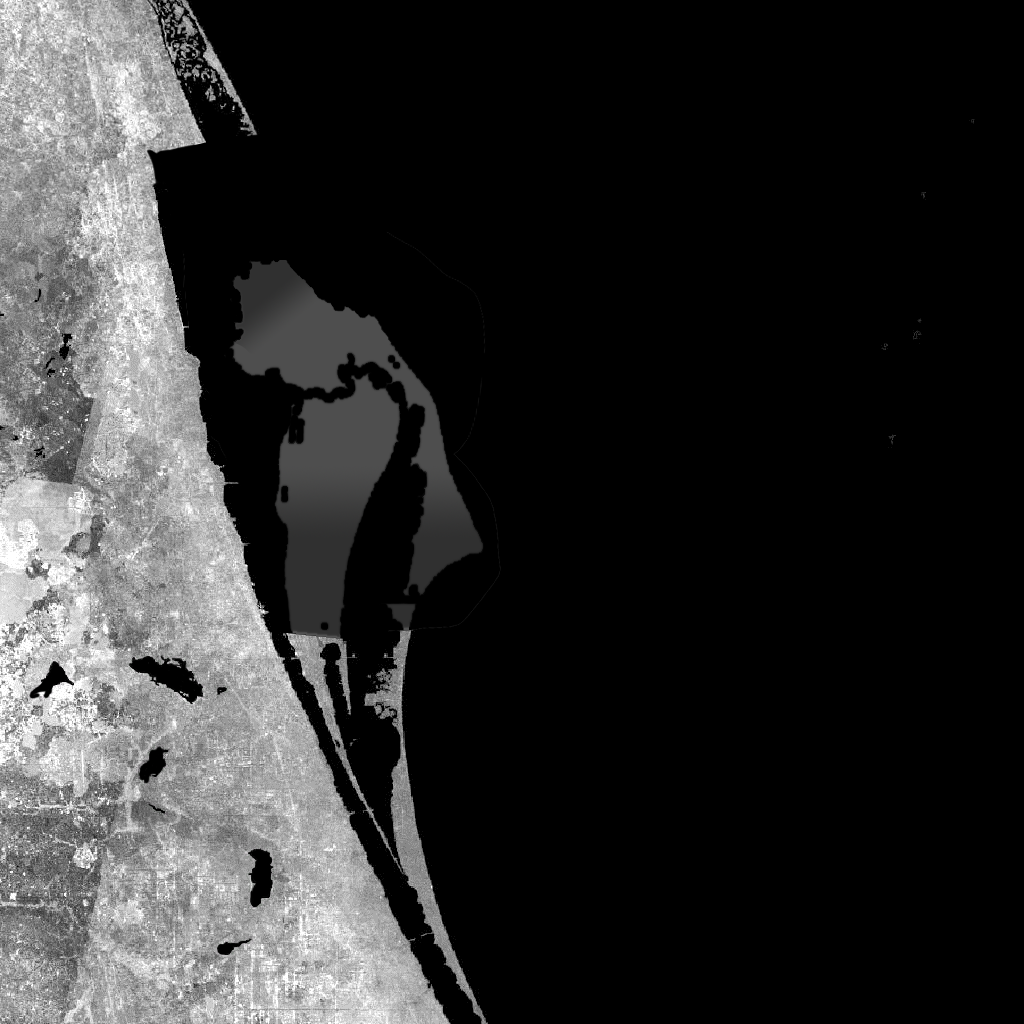
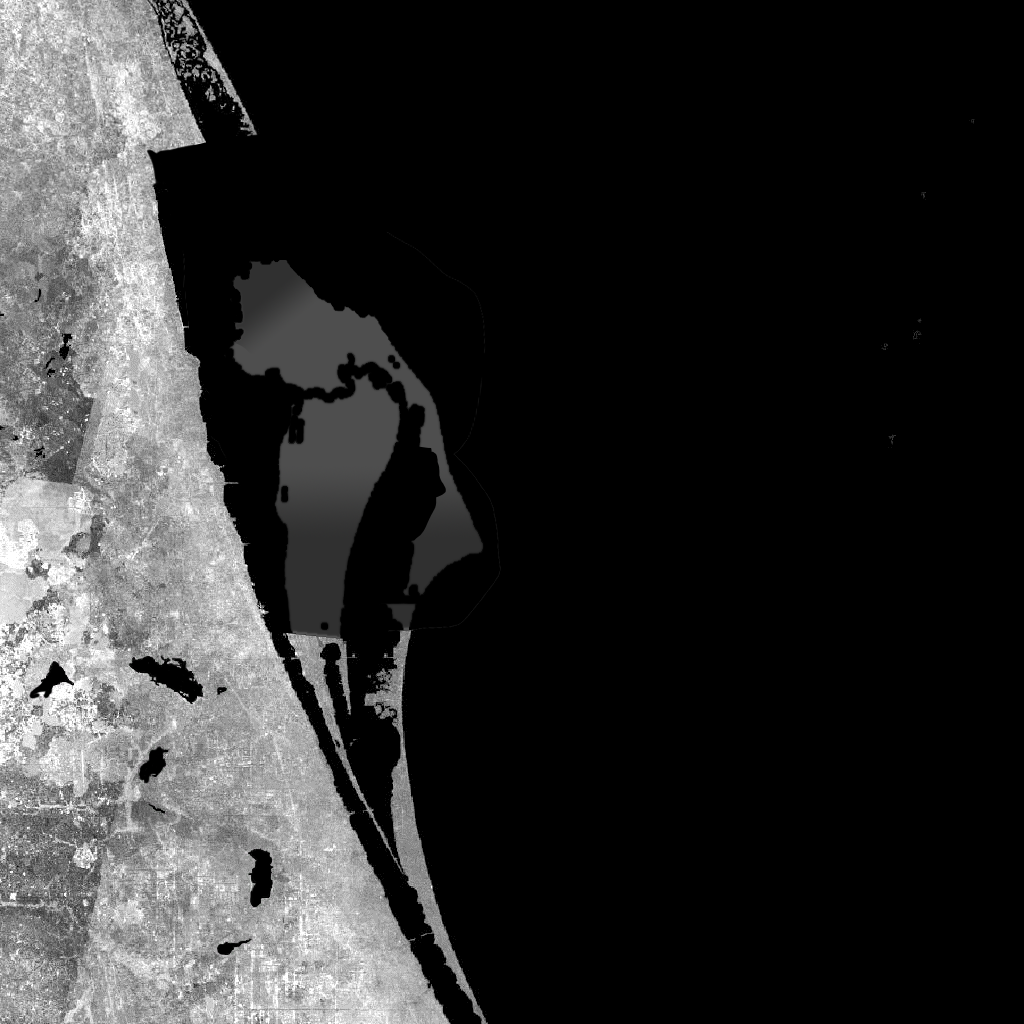
Comparing the layer stacks of the two 1024x1024 images. Changes:
added layer "Layer 15" above "Layer 11 copy 2" over (410, 446, 446, 541)
